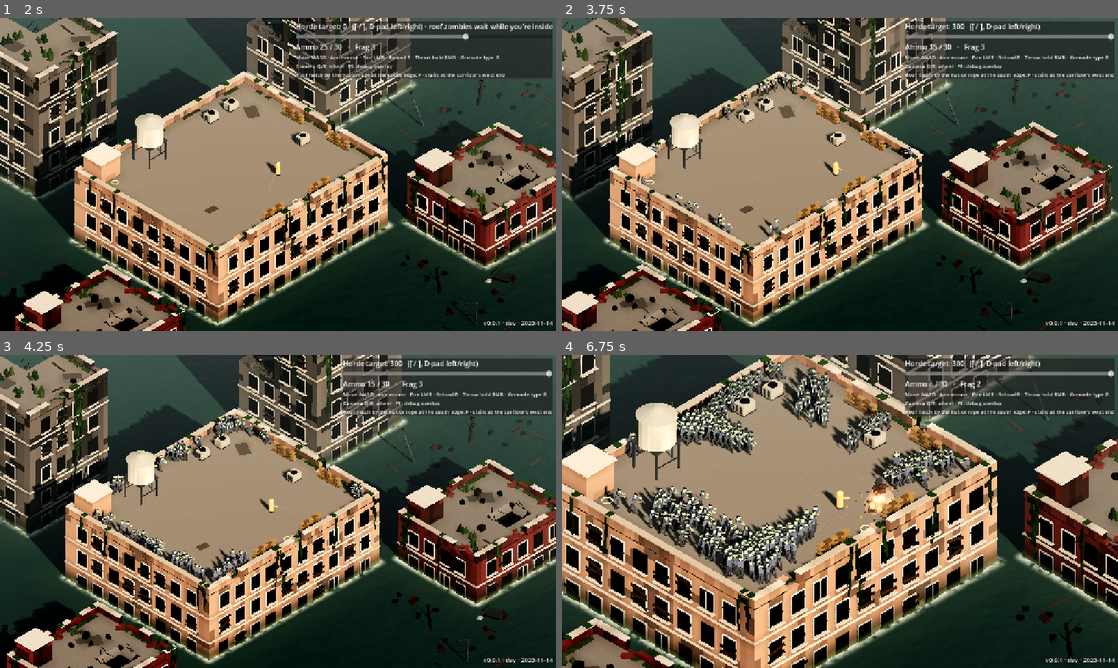
Above: before the commit, frames 1-4 (two rows, left to right).
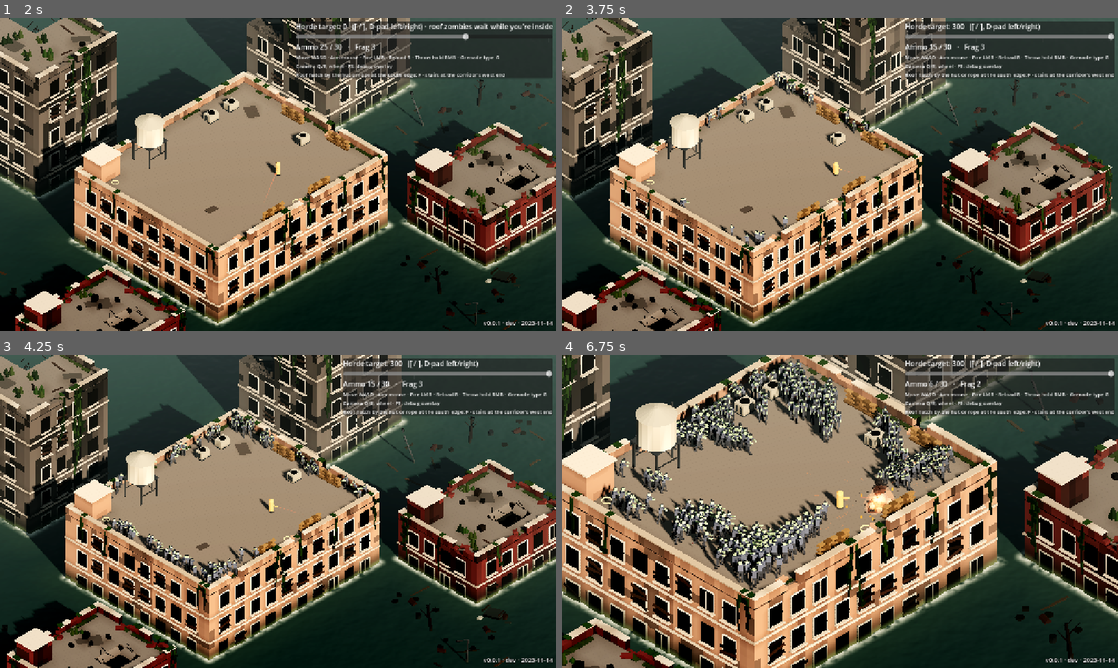
Above: after the commit, the same moments.

Repository: Twilightxc/DrownedCity
Game: Godot game, scene res://game/spikes/spike_launcher.tscn
Same seed, same stepped clock (60 frames per second), same inputs: the game is played once before the commit and once after it.
Inputs (mouse positions are in pixels of both pictures, inside the frame that each line leads up to):
- Up to frame 1 (2 s): tap Enter at 0.5 s; move the mouse to (400, 158) at 0.52 s; hold D (move_right) 0.53-1.25 s; hold Q (camera_rotate_left) 0.53-1.25 s; click (400, 158) at 0.67 s; drag from (166, 190) to (250, 237) at 1.27 s
- Up to frame 2 (3.75 s): move the mouse to (895, 105) at 2.02 s; press the mouse at (895, 105) at 2.03 s; hold D (move_right) 2.03-2.75 s; release the mouse at (895, 105) at 2.75 s; drag from (812, 237) to (673, 127) at 2.77 s; move the mouse to (1006, 221) at 3.52 s; hold A (move_left) from 3.53 s (still down); hold ] (horde_more) from 3.53 s (still down)
- Up to frame 3 (4.25 s): keep holding A (move_left); keep holding ] (horde_more)
- Up to frame 4 (6.75 s): release A (move_left) at 4.25 s; release ] (horde_more) at 4.25 s; drag from (673, 464) to (756, 433) at 4.27 s; move the mouse to (867, 511) at 5.02 s; hold S (move_down) 5.03-5.75 s; hold Right mouse button (throw) 5.03-5.75 s; click (867, 511) at 5.17 s; drag from (756, 433) to (728, 527) at 5.77 s; move the mouse to (962, 495) at 6.52 s; hold W (move_up) from 6.53 s (still down); hold Mouse wheel up (zoom_in) from 6.53 s (still down)

Frame 1 is identical in both runs. In frame 2, 1.4% of the frame differs, in the area x 8-64%, y 16-73%; in frame 3, 2.7%; in frame 4, 12%, in the area x 1-74%, y 0-76%.

Commit message:
Roof props block only the cells under them
nav_obstacle_rects blocked every 1 m cell a prop touched: two 1.3 m AC units
1.7 m apart became one 6-cell wall, and an AC unit and the sandbags closed the
way between them diagonally (J couldn't walk through either gap).
Style15Level.footprint_cells now blocks cells whose centre is inside the
footprint + 0.2 m, at least one. 3 tests (127 total).

Co-Authored-By: Claude Opus 5.5 <noreply@anthropic.com>

Diff:
--- a/game/level/style15_level.gd
+++ b/game/level/style15_level.gd
@@ -11,6 +11,7 @@
 const EMISSIVE_MATERIAL: Material = preload("res://game/level/style15_emissive.tres")
 const FLOATING_MATERIAL: Material = preload("res://game/level/style15_surface_floating.tres")
 const MAX_FOOTPRINTS: int = 16
+const OBSTACLE_MARGIN: float = 0.2  ## m a nav obstacle's footprint grows before it blocks a cell centre
 
 @export var water_level: float = -8.6
 @export var water: MeshInstance3D
@@ -67,8 +68,23 @@
 		var yaw: float = wrapf(n3.global_rotation.y, 0.0, PI)
 		if absf(yaw - PI * 0.5) < 0.4:
 			fp = Vector2(fp.y, fp.x)
-		var center: Vector2 = Vector2(n3.global_position.x, n3.global_position.z)
-		var c0: Vector2i = grid.world_to_cell(center - fp * 0.5)
-		var c1: Vector2i = grid.world_to_cell(center + fp * 0.5 - Vector2(0.001, 0.001))
-		rects.append(Rect2i(c0, c1 - c0 + Vector2i.ONE))
+		rects.append(footprint_cells(grid, Vector2(n3.global_position.x, n3.global_position.z), fp))
 	return rects
+
+
+## Cells whose centre lies inside the footprint grown by OBSTACLE_MARGIN; at least the centre's cell.
+## Blocking every cell the footprint merely touches closed visible gaps (J, 2026-10-29: two 1.3 m AC units
+## 1.7 m apart became one 6-cell wall). The player's 0.3 m radius keeps its body out of the prop.
+static func footprint_cells(grid: NavGrid, center: Vector2, fp: Vector2) -> Rect2i:
+	var lo: Vector2 = (center - fp * 0.5 - Vector2.ONE * OBSTACLE_MARGIN - grid.origin) / grid.cell_size
+	var hi: Vector2 = (center + fp * 0.5 + Vector2.ONE * OBSTACLE_MARGIN - grid.origin) / grid.cell_size
+	var mid: Vector2i = grid.world_to_cell(center)
+	var c0: Vector2i = Vector2i(ceili(lo.x - 0.5), ceili(lo.y - 0.5))
+	var c1: Vector2i = Vector2i(floori(hi.x - 0.5), floori(hi.y - 0.5))
+	if c1.x < c0.x:
+		c0.x = mid.x
+		c1.x = mid.x
+	if c1.y < c0.y:
+		c0.y = mid.y
+		c1.y = mid.y
+	return Rect2i(c0, c1 - c0 + Vector2i.ONE)
--- /dev/null
+++ b/tests/game/test_level_obstacles.gd
@@ -0,0 +1,34 @@
+extends GutTest
+## Style15Level.footprint_cells: props block the cells under them, not every cell they touch.
+
+var _grid: NavGrid
+
+
+func before_each() -> void:
+	_grid = NavGrid.new(25, 21, 1.0, Vector2(-12.5, -10.5))  # the base roof
+
+
+## J, 2026-10-29: two 1.3 m AC units 1.7 m apart were one 6-cell wall with no way between them.
+func test_two_ac_units_leave_the_visible_gap_open() -> void:
+	var a: Rect2i = Style15Level.footprint_cells(_grid, Vector2(5, -8), Vector2(1.3, 1.0))
+	var b: Rect2i = Style15Level.footprint_cells(_grid, Vector2(8, -8), Vector2(1.3, 1.0))
+	assert_eq(a.size, Vector2i(1, 1))
+	assert_gte(b.position.x - a.end.x, 1, "at least one free cell between them")
+
+
+func test_a_prop_thinner_than_a_cell_still_blocks_one() -> void:
+	var r: Rect2i = Style15Level.footprint_cells(_grid, Vector2(0.3, 0.2), Vector2(0.4, 0.4))
+	assert_eq(r.size, Vector2i(1, 1))
+	assert_eq(r.position, _grid.world_to_cell(Vector2(0.3, 0.2)))
+
+
+func test_a_big_prop_covers_every_cell_centre_under_it() -> void:
+	var fp: Vector2 = Vector2(3.4, 3.4)
+	var center: Vector2 = Vector2(-5, -7.5)
+	var r: Rect2i = Style15Level.footprint_cells(_grid, center, fp)
+	for y: int in range(_grid.height):
+		for x: int in range(_grid.width):
+			var c: Vector2 = _grid.cell_center(Vector2i(x, y))
+			var inside: bool = absf(c.x - center.x) < fp.x * 0.5 and absf(c.y - center.y) < fp.y * 0.5
+			if inside:
+				assert_true(r.has_point(Vector2i(x, y)), "cell %d,%d under the prop" % [x, y])
Not shown, added: tests/game/test_level_obstacles.gd.uid
Not shown, changed: docs/DECISIONS.md
Not shown, added: docs/handoff/fix-roof-gaps.md
